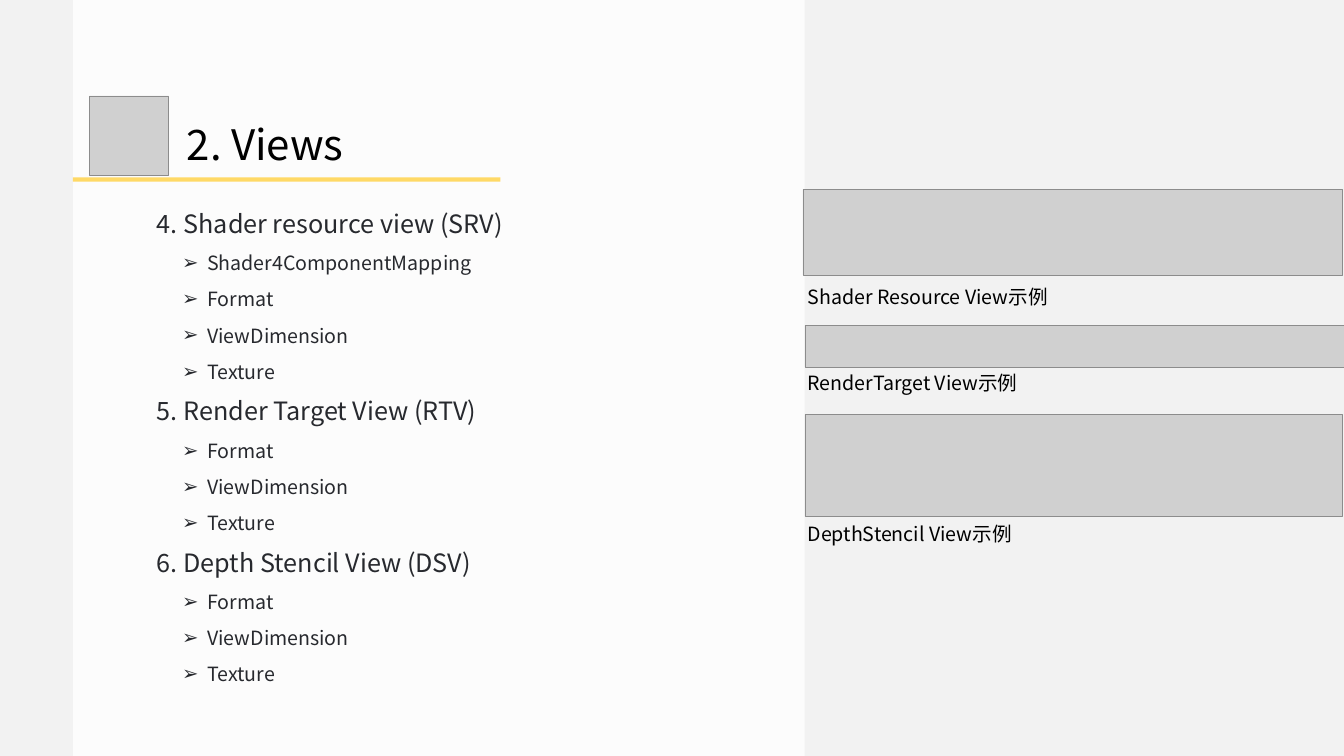
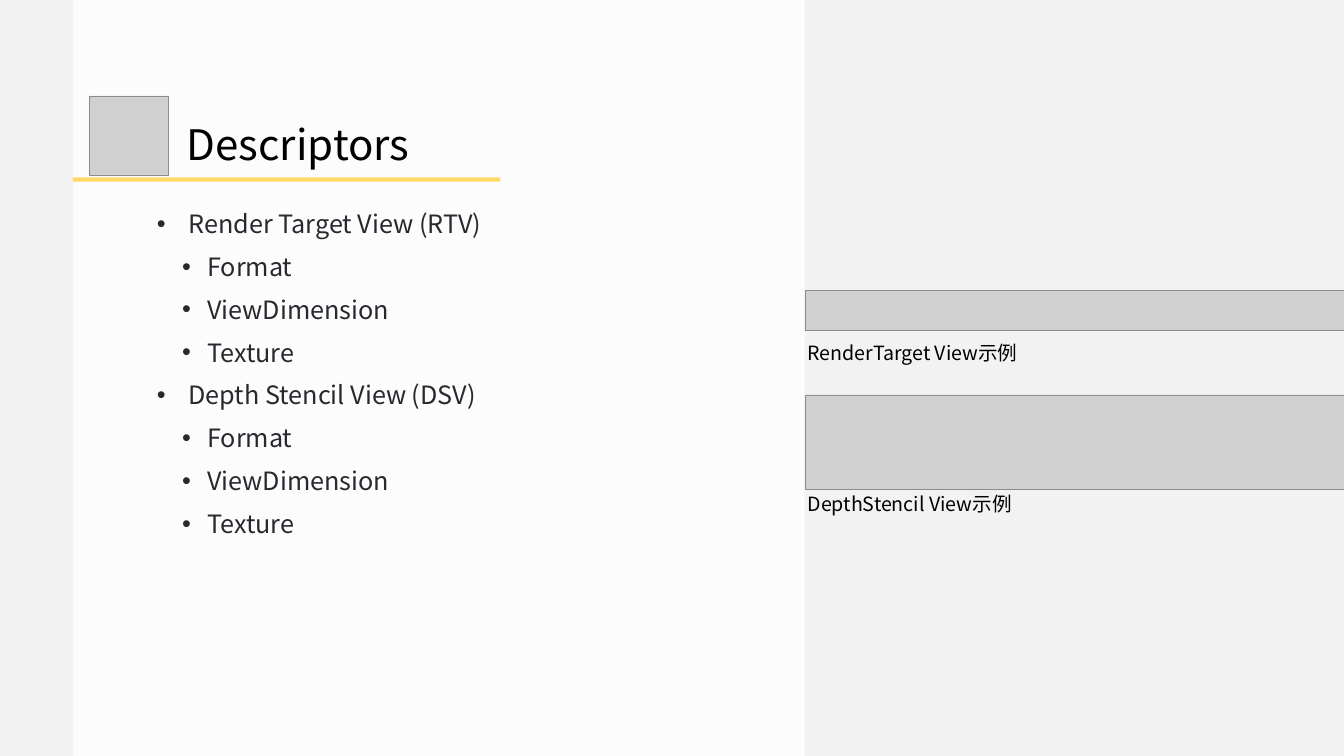
Before and after one commit to doomlover/KSGameEngineTutorials, a slide deck: slide 15 of PPTs/05.深入DX12绘制二.pptx (slide 16 before the commit). Drawn at 1344x756 pixels with LibreOffice and Linux fonts; fonts in the diff are those of the drawing; grey boxes stand for pictures. Boxes give left, top, right and bottom in pixels: in the first picture for what was removed or moved away, otherwise in the second. Text is boxed around its words. In the diff, an @@ line names an element or a change of style, - is before the commit and + after.

```diff
--- a/PPTs/05.深入DX12绘制二.pptx
+++ b/PPTs/05.深入DX12绘制二.pptx
@@ text at [187, 127, 410, 170]: text changed @@
-  2. Views
+  Descriptors
@@ picture removed at [803, 189, 1342, 275] @@
@@ text at [188, 212, 481, 239]: text changed @@
-4. Shader resource view (SRV)
-  ➢ Shader4ComponentMapping
+• Render Target View (RTV)
@@ text at [207, 257, 389, 534]: size 28 to 36 pt in "Format", "ViewDimension", "Texture", "Format" and 2 more places; bullet ➢ to • @@
@@ picture added at [805, 290, 1344, 330] @@
@@ text removed at [808, 287, 1047, 306] @@
-Shader Resource View示例
@@ picture removed at [805, 326, 1344, 367] @@
@@ text "RenderTarget View示例": place and size @@
-text "RenderTarget View示例" at [808, 373, 1017, 395]
+text "RenderTarget View示例" at [808, 343, 1017, 365]
@@ text at [188, 383, 476, 410]: text changed @@
-5. Render Target View (RTV)
+• Depth Stencil View (DSV)
@@ picture: place and size @@
-picture at [805, 414, 1342, 516]
+picture at [805, 395, 1344, 489]
@@ text "DepthStencil View示例": place and size @@
-text "DepthStencil View示例" at [808, 524, 1011, 546]
+text "DepthStencil View示例" at [808, 494, 1011, 516]
@@ text at [157, 551, 471, 682]: paragraphs removed @@
-6. Depth Stencil View (DSV)
-  ➢ Format
-  ➢ ViewDimension
-  ➢ Texture
```
Also in this commit, not shown: 15 other slides changed, 11 slides added, 13 slides removed.
